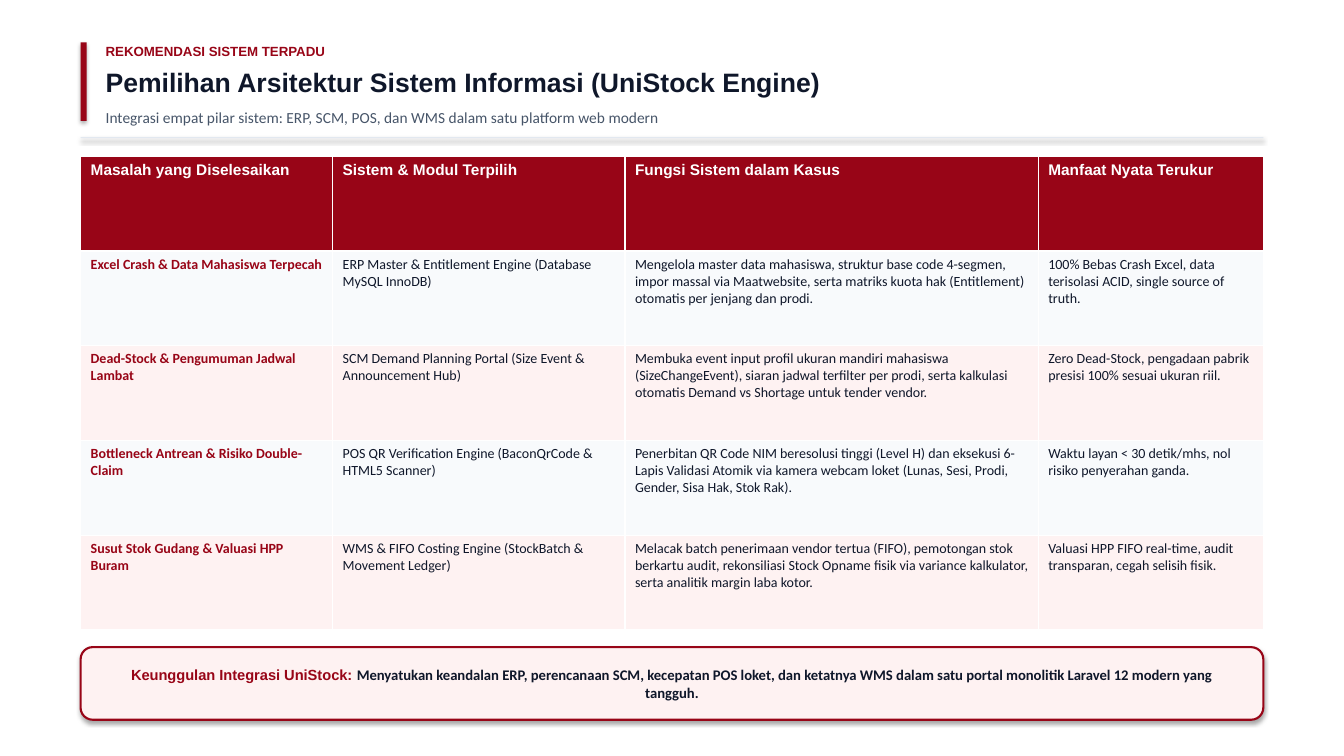
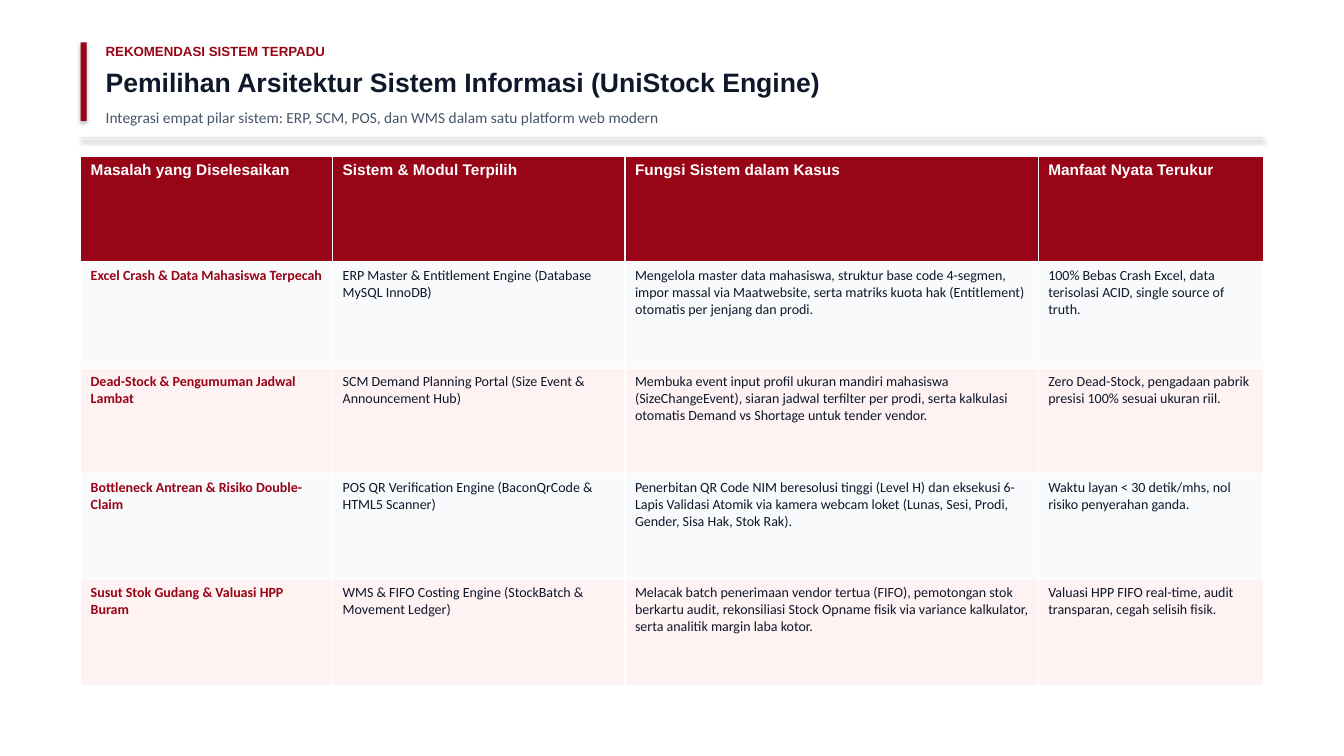
Before and after one commit to hildan-anugrah/tectnospark, a slide deck: slide 5 of HorizonU_Uniform_UniStock_SCM_Presentasi_Technospark.pptx. Drawn at 1344x756 pixels with LibreOffice and Linux fonts; fonts in the diff are those of the drawing. Boxes give left, top, right and bottom in pixels: in the first picture for what was removed or moved away, otherwise in the second. Text is boxed around its words. In the diff, an @@ line names an element or a change of style, - is before the commit and + after.

```diff
--- a/HorizonU_Uniform_UniStock_SCM_Presentasi_Technospark.pptx
+++ b/HorizonU_Uniform_UniStock_SCM_Presentasi_Technospark.pptx
@@ table: place and size @@
-table at (81, 156, 1263, 630)
+table at (81, 156, 1263, 686)
@@ rounded rectangle removed at (81, 647, 1263, 720) @@
-Keunggulan Integrasi UniStock: Menyatukan keandalan ERP, perencanaan SCM, kecepatan POS loket, dan ketatnya WMS dalam satu portal monolitik Laravel 12 modern yang tangguh.
```
Also in this commit, not shown: 7 other slides changed, 2 other files.
